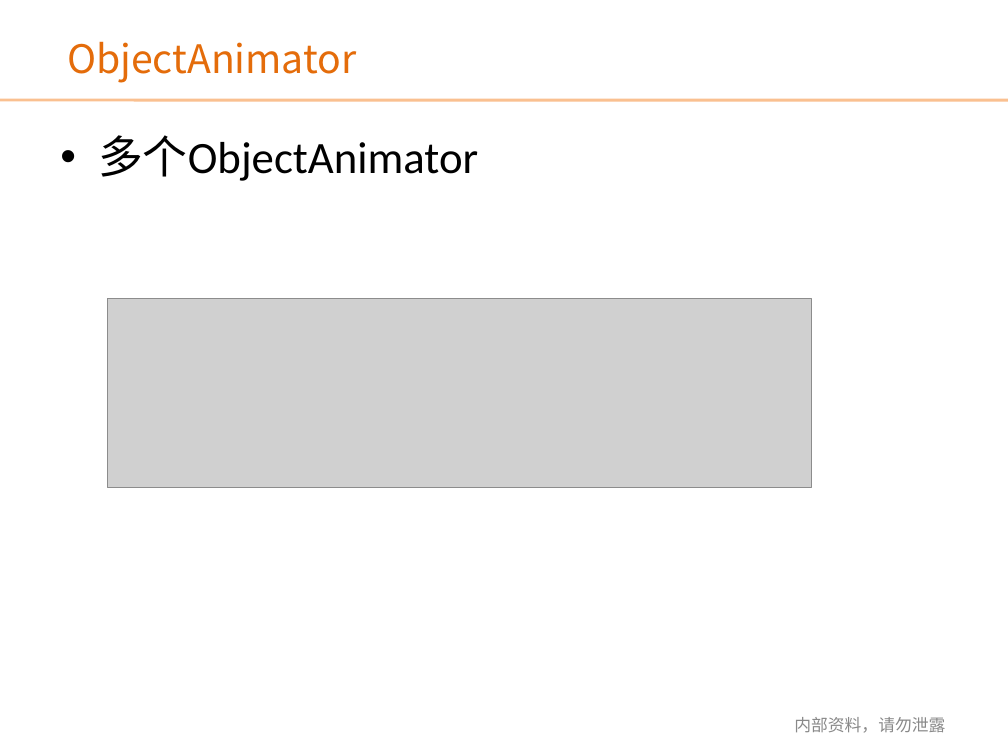
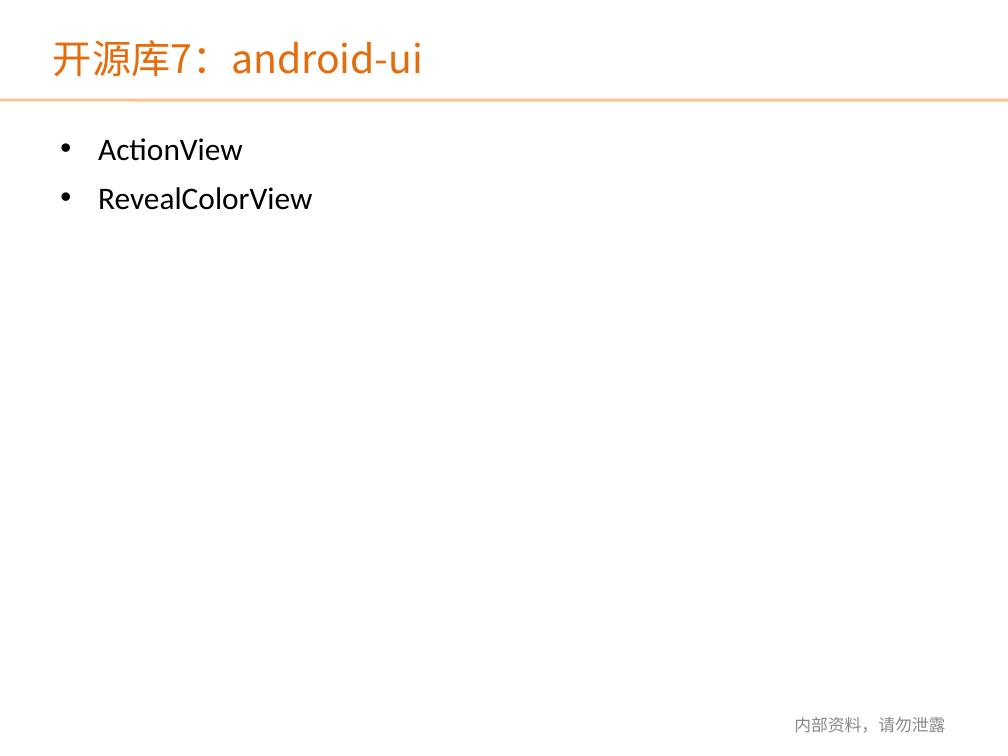
Before and after one commit to renbeyond/shareDemos, a slide deck: slide 11 of Android知识分享交流11_MD初涉_Bauer_3:10/Android知识分享交流_MD初涉_Bauer.ppt. Drawn at 1008x756 pixels with LibreOffice and Linux fonts; fonts in the diff are those of the drawing; grey boxes stand for pictures; background and template pictures are left out. Boxes give left, top, right and bottom in pixels: in the first picture for what was removed or moved away, otherwise in the second. Text is boxed around its words. In the diff, an @@ line names an element or a change of style, - is before the commit and + after.

```diff
--- a/Android知识分享交流11_MD初涉_Bauer_3:10/Android知识分享交流_MD初涉_Bauer.ppt
+++ b/Android知识分享交流11_MD初涉_Bauer_3:10/Android知识分享交流_MD初涉_Bauer.ppt
@@ text added at box(53, 40, 423, 77), 28 pt, text #E46C0A @@
+开源库7：android-ui
@@ text removed at box(67, 41, 356, 83) @@
-ObjectAnimator
@@ text at box(98, 138, 312, 210): text changed; size 32 to 22.4 pt @@
-• 多个ObjectAnimator
+• ActionView
+• RevealColorView
@@ picture removed at box(107, 298, 811, 487) @@
```
Also in this commit, not shown: 2 other slides changed, 10 slides added, 9 slides removed, 33 other files.
